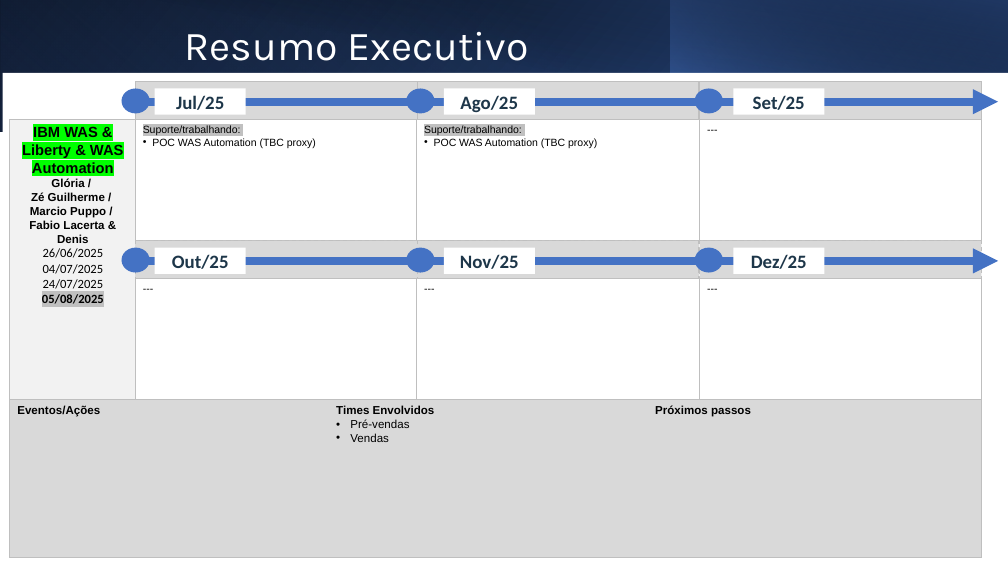
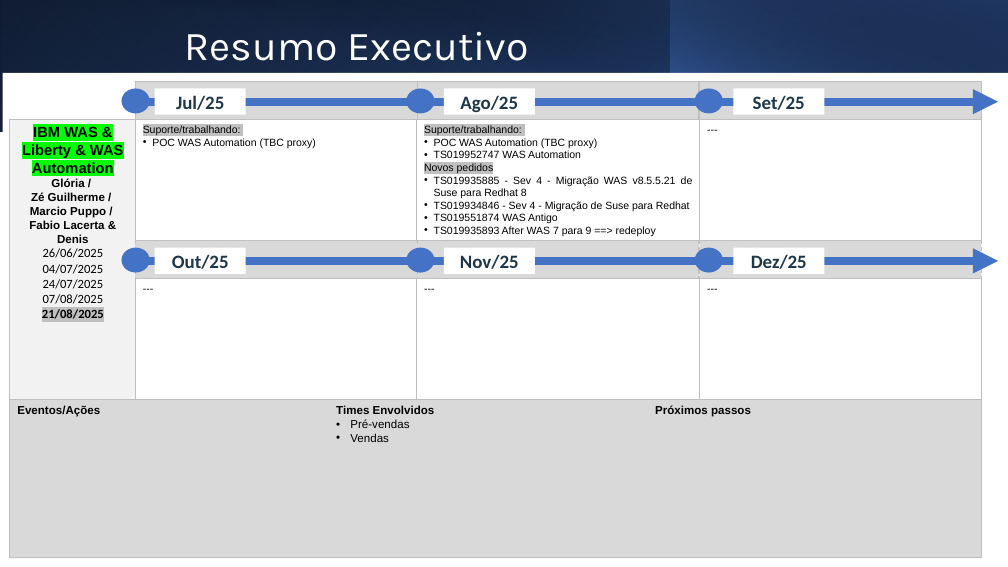
Before and after one commit to alexandrezanetti/bseg, a slide deck: slide 9 of BradescoSeguros - MBR - 2025-08.pptx. Drawn at 1008x567 pixels with LibreOffice and Linux fonts; fonts in the diff are those of the drawing; background and template pictures are left out. Boxes give left, top, right and bottom in pixels: in the first picture for what was removed or moved away, otherwise in the second. Text is boxed around its words. In the diff, an @@ line names an element or a change of style, - is before the commit and + after.

```diff
--- a/BradescoSeguros - MBR - 2025-08.pptx
+++ b/BradescoSeguros - MBR - 2025-08.pptx
@@ text in rectangle at box(424, 150, 693, 236): paragraphs added @@
+    • TS019952747 WAS Automation
+    Novos pedidos
+    • TS019935885 - Sev 4 - Migração WAS v8.5.5.21 de Suse para Redhat 8
+    • TS019934846 - Sev 4 - Migração de Suse para Redhat
+    • TS019551874 WAS Antigo
+    • TS019935893 After WAS 7 para 9 ==> redeploy
@@ text in rectangle at box(42, 294, 104, 319): text changed; bold off @@
-    05/08/2025
+    07/08/2025
+    21/08/2025
```
Also in this commit, not shown: 5 other slides changed.
